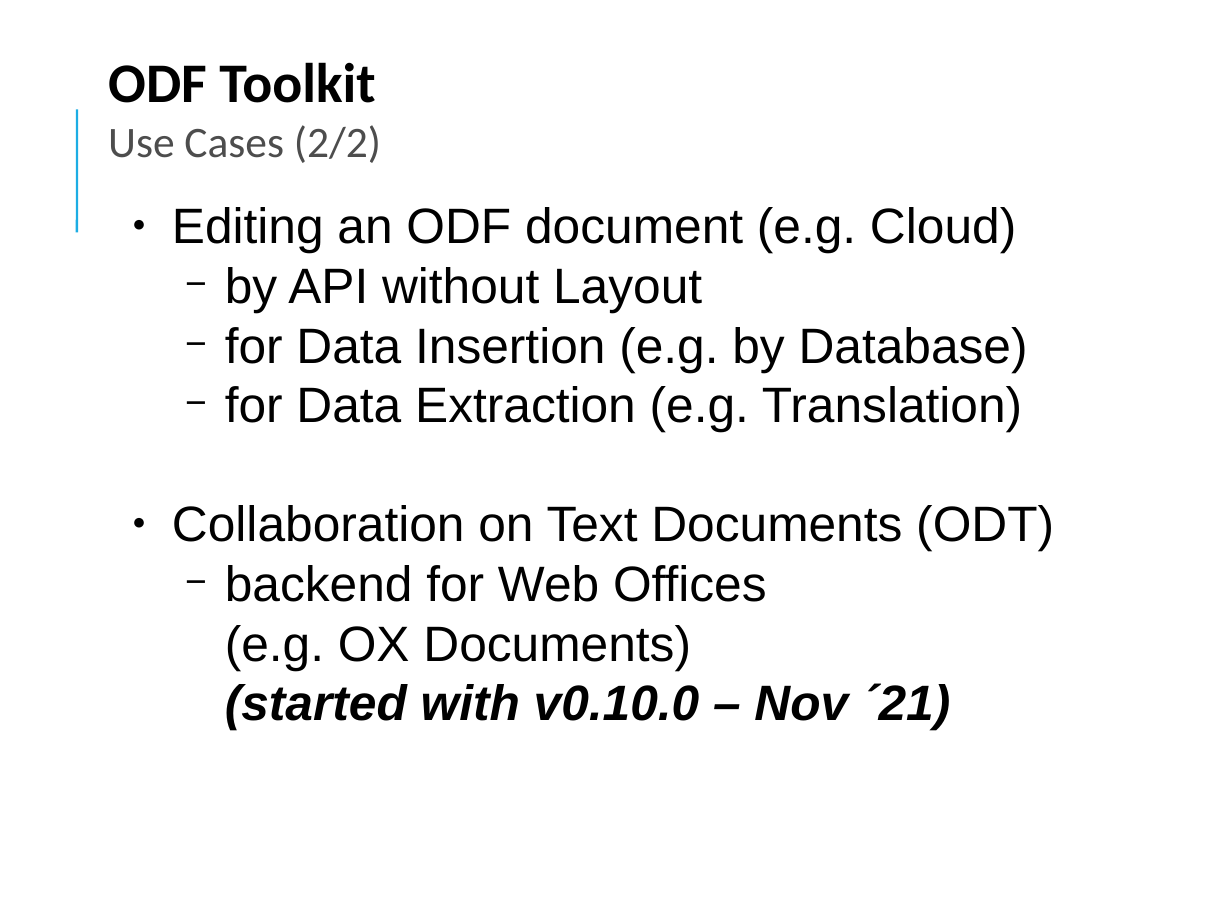
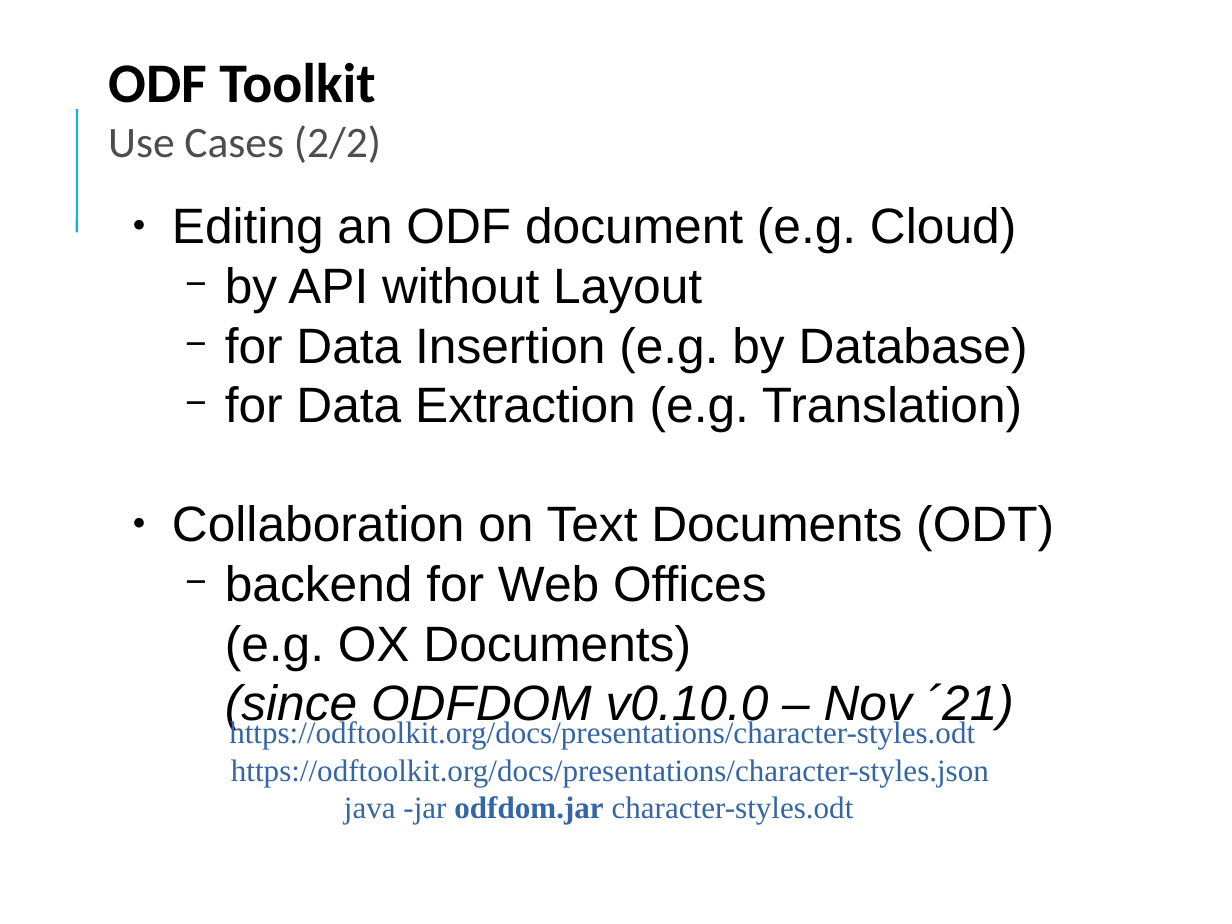
Before and after one commit to tdf/odftoolkit, a slide deck: slide 25 of docs/docs/presentations/2023 - LibreOffice Conference Bukarest - ODF and it's Toolkit.odp. Drawn at 1232x924 pixels with LibreOffice and Linux fonts; fonts in the diff are those of the drawing. Boxes give left, top, right and bottom in pixels: in the first picture for what was removed or moved away, otherwise in the second. Text is boxed around its words. In the diff, an @@ line names an element or a change of style, - is before the commit and + after.

Commit message:
Update of presentation

```diff
--- a/docs/docs/presentations/2023 - LibreOffice Conference Bukarest - ODF and it's Toolkit.odp
+++ b/docs/docs/presentations/2023 - LibreOffice Conference Bukarest - ODF and it's Toolkit.odp
@@ text in rectangle at (225, 565, 1014, 730): text changed @@
-  − backend for Web Offices
-    (e.g. OX Documents)
-    (started with v0.10.0 – Nov ´21)
+  − backend for Web Offices
+    (e.g. OX Documents)
+    (since ODFDOM v0.10.0 – Nov ´21)
@@ text added at (229, 719, 989, 824), 20 pt, text #3465A4 @@
+https://odftoolkit.org/docs/presentations/character-styles.odt
+https://odftoolkit.org/docs/presentations/character-styles.json
+java -jar odfdom.jar character-styles.odt
```
Also in this commit, not shown: 7 other slides changed, 1 other file.
